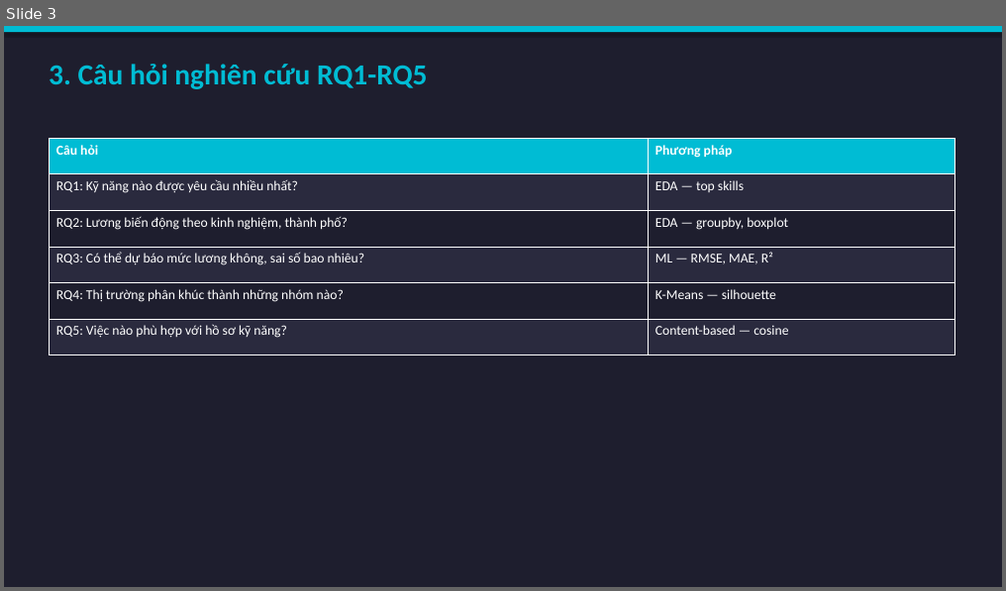
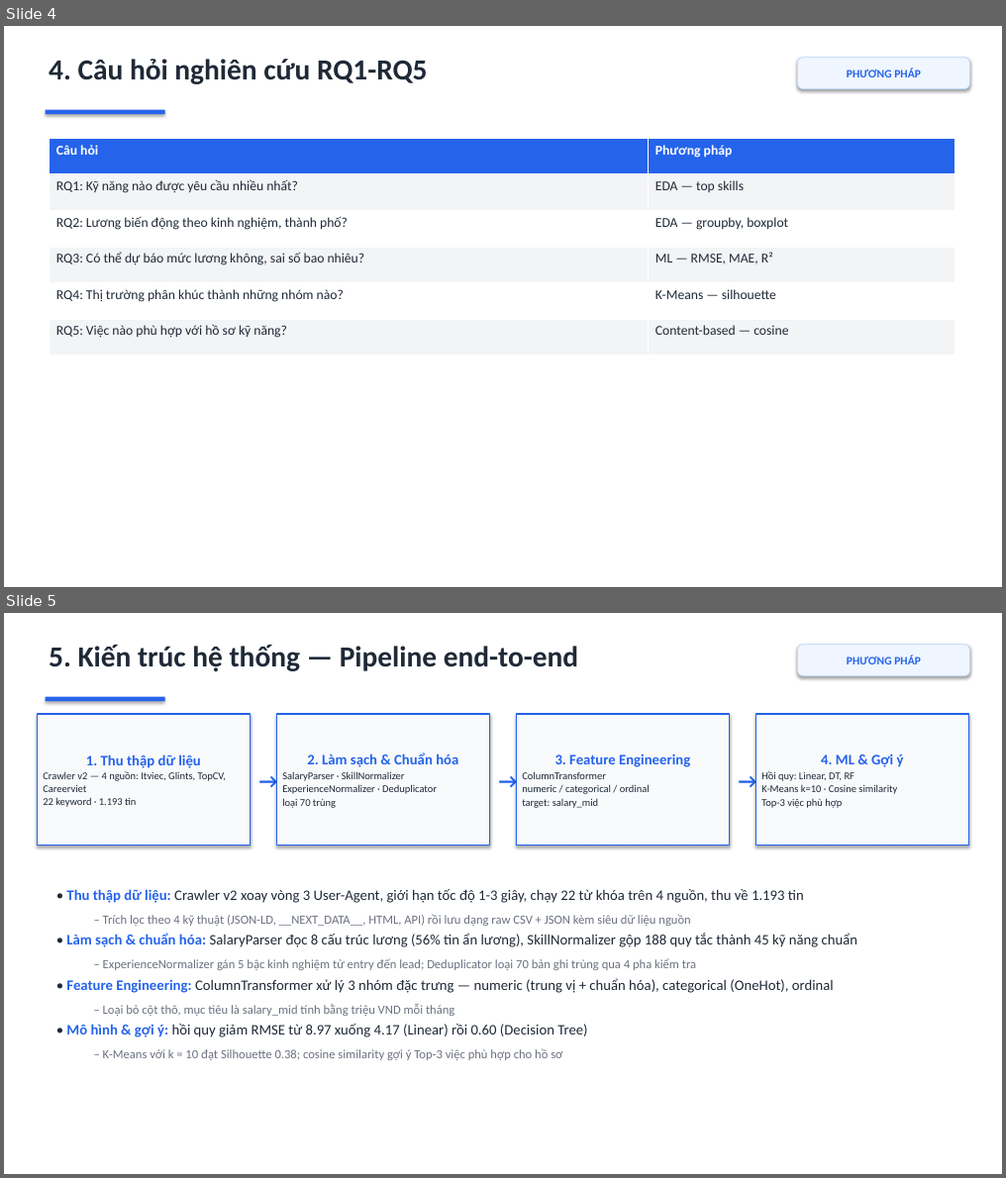
Before and after one commit to ThuyLoiLerning/KhoaHocDuLieu, a slide deck: reports/slides/TrinhBay_ChuyenDe4.pptx. Shown one above the other, each under a label of ours: slide 3 before the commit, slides 4 and 5 after it. The pictures are 1006x591 and 1006x1178 pixels, drawn with LibreOffice and Linux fonts; fonts in the diff are those of the drawing. Boxes give left, top, right and bottom in pixels: in the first picture for what was removed or moved away, otherwise in the second. Text is boxed around its words. In the diff, an @@ line names an element or a change of style, - is before the commit and + after.

```diff
--- a/reports/slides/TrinhBay_ChuyenDe4.pptx
+++ b/reports/slides/TrinhBay_ChuyenDe4.pptx
@@ slide 5 added at (4,613,1002,1174), background #FFFFFF @@
@@ text added at (49,645,578,671), 28 pt, text #1F2937, bold @@
+5. Kiến trúc hệ thống — Pipeline end-to-end
@@ rounded rectangle added at (798,645,969,676), fill #EFF6FF, outline #BFDBFE 0.75 pt, 11 pt, text #2563EB, bold @@
+PHƯƠNG PHÁP
@@ rectangle added at (46,697,165,701), fill #2563EB @@
@@ rectangle added at (37,714,251,845), fill #F8FAFC, outline #2563EB 1.25 pt, 10 pt, text #1F2937 @@
+1. Thu thập dữ liệu
+Crawler v2 — 4 nguồn: Itviec, Glints, TopCV, Careerviet
+22 keyword · 1.193 tin
@@ rectangle added at (276,714,490,845), fill #F8FAFC, outline #2563EB 1.25 pt, 10 pt, text #1F2937 @@
+2. Làm sạch & Chuẩn hóa
+SalaryParser · SkillNormalizer
+ExperienceNormalizer · Deduplicator
+loại 70 trùng
@@ rectangle added at (516,714,730,845), fill #F8FAFC, outline #2563EB 1.25 pt, 10 pt, text #1F2937 @@
+3. Feature Engineering
+ColumnTransformer
+numeric / categorical / ordinal
+target: salary_mid
@@ rectangle added at (755,714,969,845), fill #F8FAFC, outline #2563EB 1.25 pt, 10 pt, text #1F2937 @@
+4. ML & Gợi ý
+Hồi quy: Linear, DT, RF
+K-Means k=10 · Cosine similarity
+Top-3 việc phù hợp
@@ text added at (252,764,275,802), 20 pt, text #2563EB, bold @@
+→
@@ text added at (491,764,515,802), 20 pt, text #2563EB, bold @@
+→
@@ text added at (731,764,754,802), 20 pt, text #2563EB, bold @@
+→
@@ text added at (66,889,857,1060), 14 pt, text #1F2937 @@
+• Thu thập dữ liệu: Crawler v2 xoay vòng 3 User-Agent, giới hạn tốc độ 1-3 giây, chạy 22 từ khóa trên 4 nguồn, thu về 1.193 tin
+  – Trích lọc theo 4 kỹ thuật (JSON-LD, __NEXT_DATA__, HTML, API) rồi lưu dạng raw CSV + JSON kèm siêu dữ liệu nguồn
+• Làm sạch & chuẩn hóa: SalaryParser đọc 8 cấu trúc lương (56% tin ẩn lương), SkillNormalizer gộp 188 quy tắc thành 45 kỹ năng chuẩn
+  – ExperienceNormalizer gán 5 bậc kinh nghiệm từ entry đến lead; Deduplicator loại 70 bản ghi trùng qua 4 pha kiểm tra
+• Feature Engineering: ColumnTransformer xử lý 3 nhóm đặc trưng — numeric (trung vị + chuẩn hóa), categorical (OneHot), ordinal
+  – Loại bỏ cột thô, mục tiêu là salary_mid tính bằng triệu VND mỗi tháng
+• Mô hình & gợi ý: hồi quy giảm RMSE từ 8.97 xuống 4.17 (Linear) rồi 0.60 (Decision Tree)
+  – K-Means với k = 10 đạt Silhouette 0.38; cosine similarity gợi ý Top-3 việc phù hợp cho hồ sơ
@@ what was slide 3 is now slide 4 @@
@@ slide 4 changed as well @@
@@ background #1E1E2E to #FFFFFF @@
@@ rectangle removed at (4,26,1002,32) @@
@@ text at (49,59,428,84): text changed; text colour #00BCD4 to #1F2937 @@
-3. Câu hỏi nghiên cứu RQ1-RQ5
+4. Câu hỏi nghiên cứu RQ1-RQ5
@@ rounded rectangle added at (798,58,969,89), fill #EFF6FF, outline #BFDBFE 0.75 pt, 11 pt, text #2563EB, bold @@
+PHƯƠNG PHÁP
@@ rectangle added at (46,110,165,114), fill #2563EB @@
@@ table at (49,138,954,356) @@
@@ fill #00BCD4 to #2563EB in row 1 @@
@@ fill #2A2A3E to #F3F4F6 in 6 cells @@
@@ fill #1E1E2E to #FFFFFF in 4 cells @@
@@ text colour #FFFFFF to #1F2937 @@
```
Also in this commit, not shown: 14 other slides changed, 7 other slides added, 5 slides removed, 10 other files.
